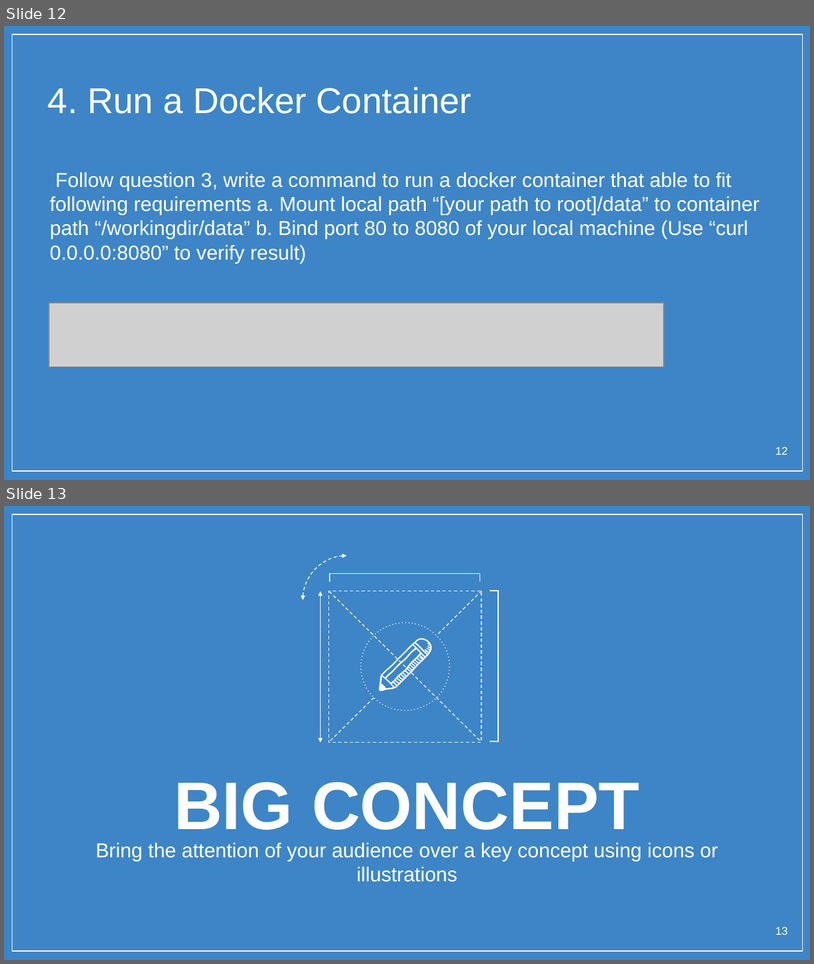
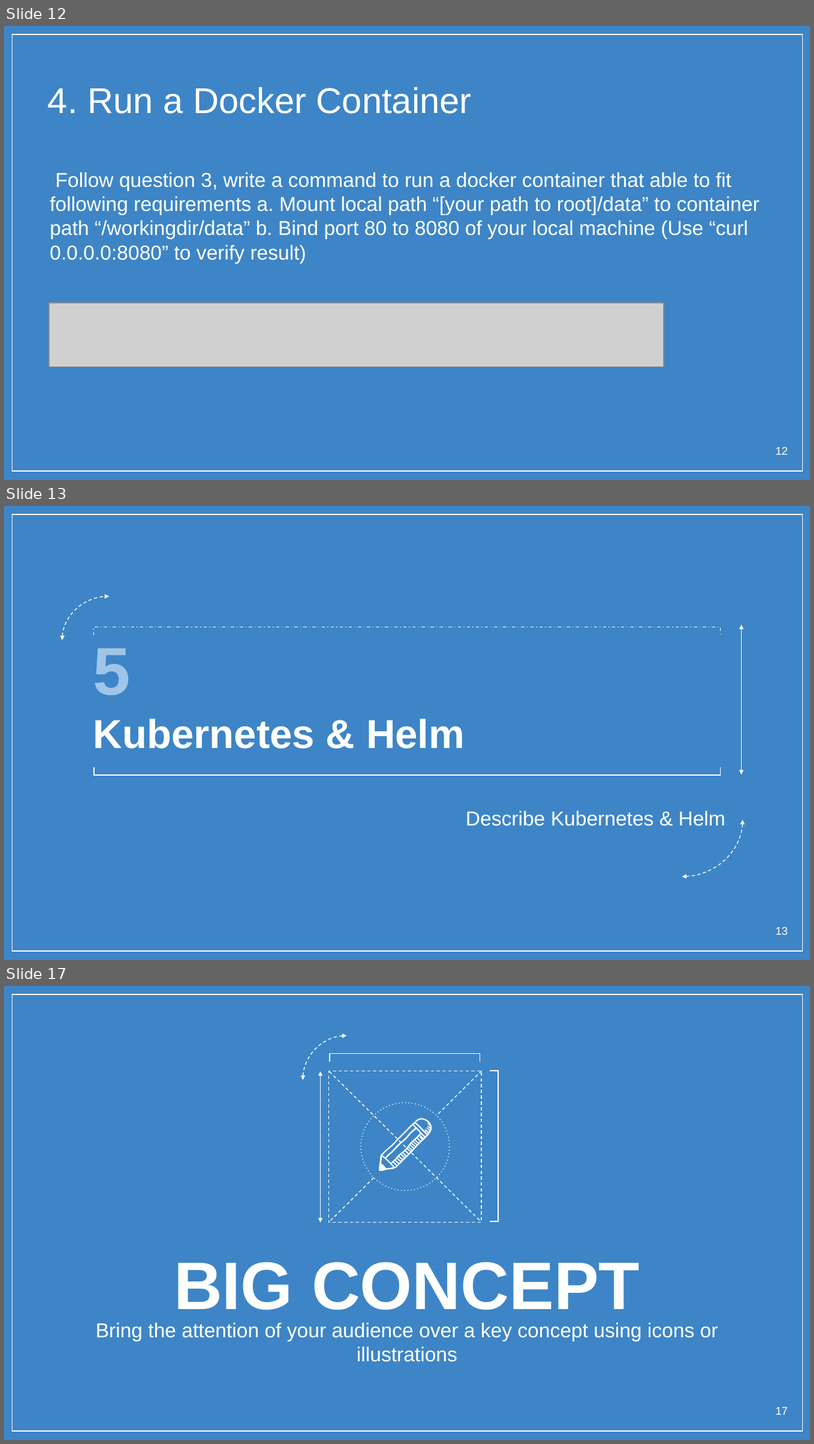
Before and after one commit to BrianChen0527/postgreSQL, a slide deck: ASUS_Docker_bootcamp/Docker Quiz.pptx. Shown one above the other, each under a label of ours: slides 12 and 13 before the commit, slides 12, 13 and 17 after it; the slides between them are not shown. The pictures are 814x964 and 814x1444 pixels, drawn with LibreOffice and Linux fonts; fonts in the diff are those of the drawing; grey boxes stand for pictures; background and template pictures are left out. Boxes give left, top, right and bottom in pixels: in the first picture for what was removed or moved away, otherwise in the second. Text is boxed around its words. In the diff, an @@ line names an element or a change of style, - is before the commit and + after.

Commit message:
working on Kubernetes

```diff
--- a/ASUS_Docker_bootcamp/Docker Quiz.pptx
+++ b/ASUS_Docker_bootcamp/Docker Quiz.pptx
@@ slide 13 added at [4,506,810,960], background picture (left out); not listed: 1 template element that a slide beside it also shows @@
@@ arc (boxed as its full ellipse) added at [62,597,156,684], outline #FFFFFF 0.75 pt dashed @@
@@ freeform shape added at [94,627,720,636], outline #FFFFFF 0.75 pt dashed @@
@@ double arrow added from (742, 625) to (742, 775), #FFFFFF 0.75 pt @@
@@ title added at [93,648,465,748], 36 pt, text #FFFFFF, bold @@
+5
+Kubernetes & Helm
@@ freeform shape added at [94,767,720,775], outline #FFFFFF 0.75 pt @@
@@ arc (boxed as its full ellipse) added at [622,763,743,877], outline #FFFFFF 0.75 pt dashed @@
@@ subtitle added at [466,810,726,826], 18 pt, text #FFFFFF @@
+Describe Kubernetes & Helm
@@ page number added at [776,927,788,934], 10 pt, text #FFFFFF @@
+13
@@ what was slide 13 is now slide 17 @@
@@ page number at [776,1407,788,1414]: text changed @@
-13
+17
```
Also in this commit, not shown: 5 slides changed, 3 other slides added.
